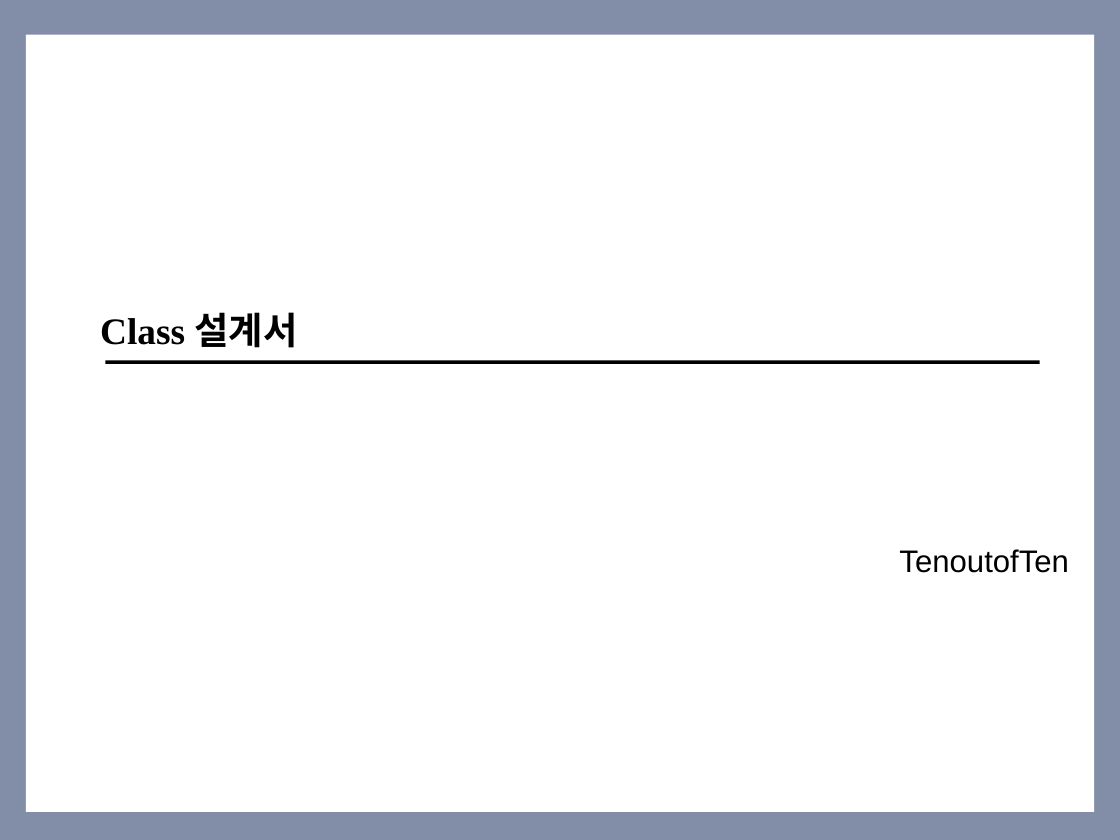
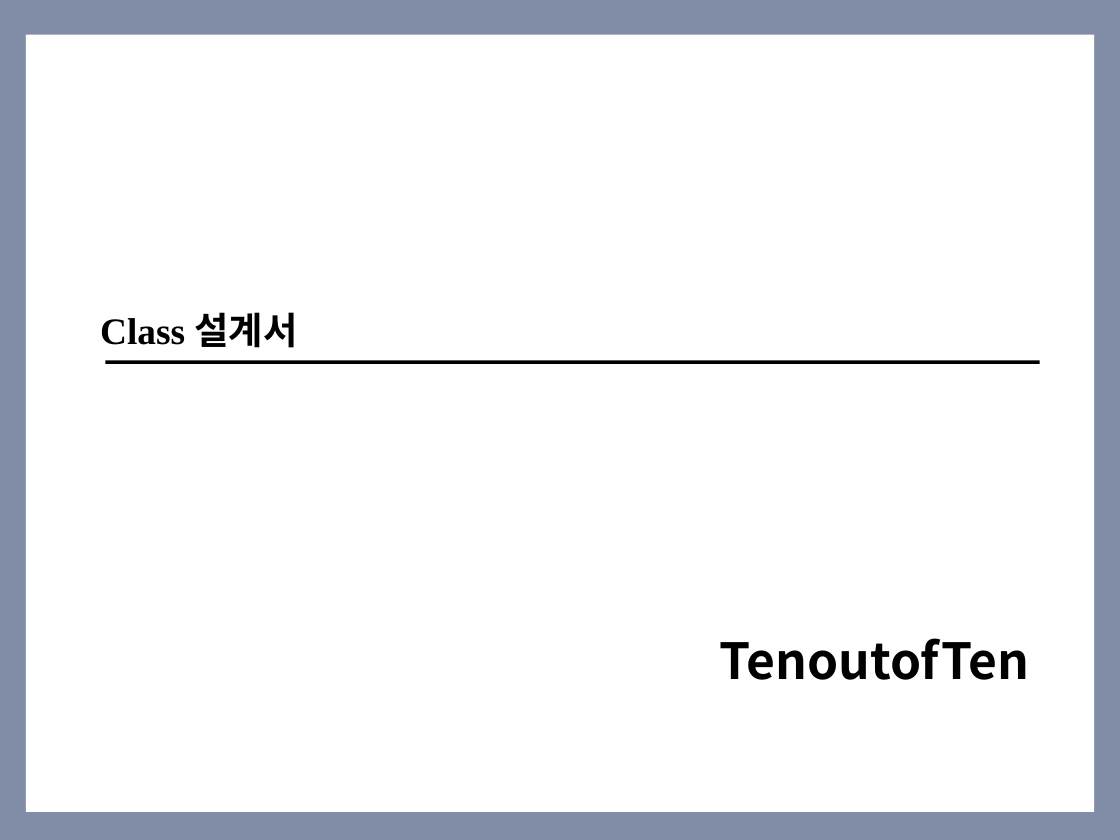
Before and after one commit to coskdms/SE2017_10_TenoutofTen, a slide deck: slide 1 of doc/3_ 설계서/Class Design.pptx. Drawn at 1120x840 pixels with LibreOffice and Linux fonts; fonts in the diff are those of the drawing. Boxes give left, top, right and bottom in pixels: in the first picture for what was removed or moved away, otherwise in the second. Text is boxed around its words. In the diff, an @@ line names an element or a change of style, - is before the commit and + after.

Commit message:
#856 새기능 완료 높음 2017.05.26 클래스설계서 최종본을 올립니다.

```diff
--- a/doc/3_ 설계서/Class Design.pptx
+++ b/doc/3_ 설계서/Class Design.pptx
@@ text "TenoutofTen": place and size @@
-text "TenoutofTen" at [899,549,1069,573]
+text "TenoutofTen" at [719,638,1029,680]
@@ text "TenoutofTen" at [719,638,1029,680]: size 20 to 32 pt, font Arial to Noto Sans CJK KR, bold on; alignment left to right @@
```
Also in this commit, not shown: 10 other slides changed, 1 slide added, 1 slide removed.
